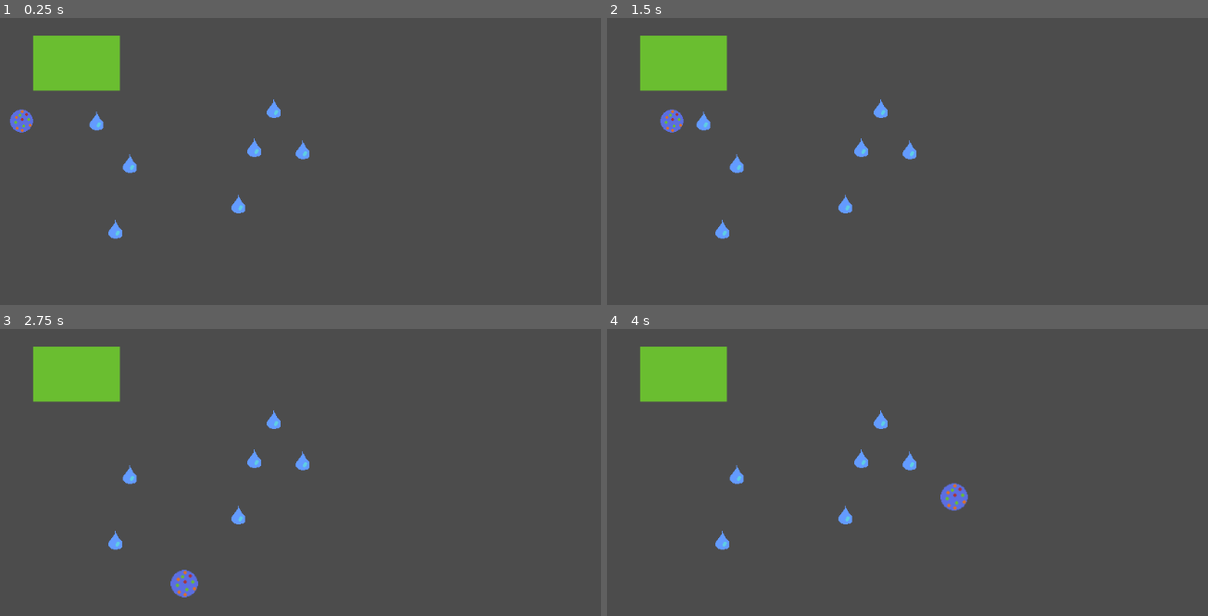
Above: before the commit, frames 1-4 (two rows, left to right).
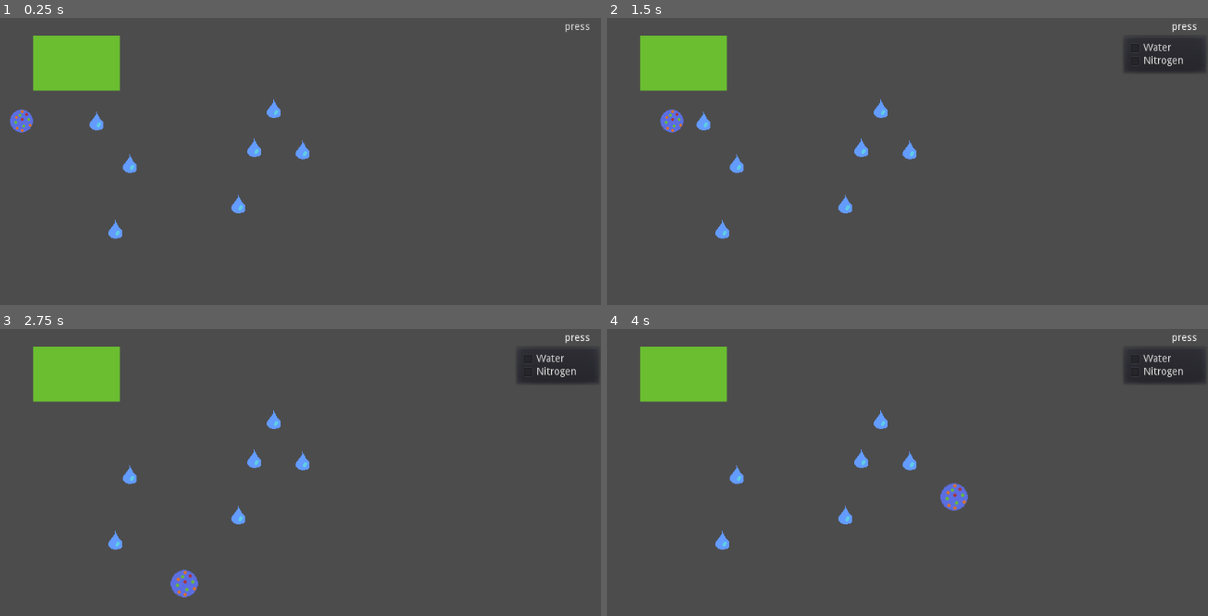
Above: after the commit, the same moments.

Repository: xwedea/froots
Game: Godot game, scene res://levels/Main.tscn
Two runs of this game, one before a commit and one after it. Both use one fixed random seed, a clock stepped at 60 frames per second and the inputs below.
Inputs (mouse positions are in pixels of both pictures, inside the frame that each line leads up to):
- Up to frame 1 (0.25 s): no input
- Up to frame 2 (1.5 s): click (1183, 26) at 0.5 s, where only the run after the commit has a clickable "press"; tap Enter at 1.25 s; hold D (go_right) from 1.28 s (still down)
- Up to frame 3 (2.75 s): release D (go_right) at 2.03 s; hold S (go_down) from 2.03 s (still down)
- Up to frame 4 (4 s): release S (go_down) at 2.78 s; hold D (go_right) 2.78-3.53 s; hold W (go_up) from 3.53 s (still down)

The runs differ from the first frame. In frame 1, less than 0.1% of the frame differs, in the area x 93-99%, y 1-5%; in frame 2, 1.6%, in the area x 86-100%, y 1-20%; in frame 3, 1.6%; in frame 4, 1.6%.

Commit message:
Add basic menu

Diff:
--- /dev/null
+++ b/HUD.tscn
@@ -0,0 +1,26 @@
+[gd_scene load_steps=2 format=2]
+
+[ext_resource path="res://levels/MenuButton.gd" type="Script" id=1]
+
+[node name="HUD" type="CanvasLayer"]
+
+[node name="MarginContainer" type="MarginContainer" parent="."]
+anchor_right = 1.0
+anchor_bottom = 1.0
+mouse_filter = 2
+custom_constants/margin_right = 9
+custom_constants/margin_top = 9
+custom_constants/margin_left = 9
+custom_constants/margin_bottom = 9
+
+[node name="MenuButton" type="MenuButton" parent="MarginContainer"]
+margin_left = 968.0
+margin_top = 9.0
+margin_right = 1015.0
+margin_bottom = 29.0
+focus_mode = 2
+size_flags_horizontal = 8
+size_flags_vertical = 0
+text = "press"
+items = [ "Water", null, 1, false, false, 0, 0, null, "", false, "Nitrogen", null, 1, false, false, 1, 0, null, "", false ]
+script = ExtResource( 1 )
--- a/levels/Main.tscn
+++ b/levels/Main.tscn
@@ -1,12 +1,15 @@
-[gd_scene load_steps=4 format=2]
+[gd_scene load_steps=5 format=2]
 
 [ext_resource path="res://characters/cell/Cell.tscn" type="PackedScene" id=1]
 [ext_resource path="res://materials/water/Water.tscn" type="PackedScene" id=2]
 [ext_resource path="res://ActivationArea.tscn" type="PackedScene" id=3]
+[ext_resource path="res://HUD.tscn" type="PackedScene" id=4]
 
 [node name="Main" type="Node"]
 
 [node name="Main2D" type="Node2D" parent="."]
+
+[node name="HUD" parent="Main2D" instance=ExtResource( 4 )]
 
 [node name="Cell" parent="Main2D" instance=ExtResource( 1 )]
 position = Vector2( 223, 149 )
--- /dev/null
+++ b/levels/MenuButton.gd
@@ -0,0 +1,9 @@
+extends MenuButton
+
+
+func _ready():
+	get_popup().hide_on_checkable_item_selection = false
+	pass
+
+func _process(delta):
+	pass
